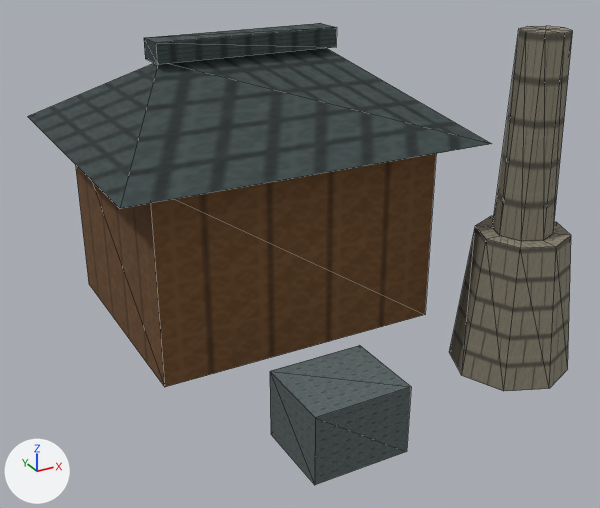
Before and after pictures for a commit that changed the glTF model app/src/main/assets/3d/field/domestic-SMITH-1-lod1.glb.
Both versions are drawn from a camera (50 mm lens) standing at (-0.617, -1.071, 0.708) and looking at (-0.045, -0.03, 0.188). The lights are fixed; the arrows at lower left show +X, +Y and +Z. The picture after the commit comes second. Mesh edges are drawn as thin lines. Vertices at exactly the same position are counted once.

The older version as bpy lines, for what is in view:
```python
me_mesh_0 = bpy.data.meshes.new('Mesh_0')
me_mesh_0.from_pydata(...)  # 64 vertices, 84 faces; spans x -0.361..0.345, y -0.35..0.327, z 0.0..0.53
me_mesh_0.materials.append(mat_material_0)
ob_mesh_0 = bpy.data.objects.new('Mesh_0', me_mesh_0)
ob_mesh_0.location = (0.0, 0.0, 0.0)
```
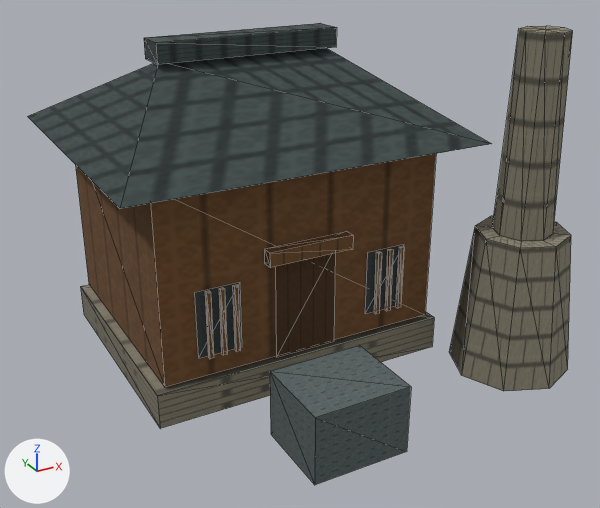
The change, as a diff of the scene's bpy script:
```diff
--- a/app/src/main/assets/3d/field/domestic-SMITH-1-lod1.glb.py
+++ b/app/src/main/assets/3d/field/domestic-SMITH-1-lod1.glb.py
@@ me_mesh_0 @@
 # verts and faces of me_mesh_0; kept vertices keep their numbers, new ones are numbered from 64
-me_mesh_0.from_pydata(...)  # 64 vertices, 84 faces; spans x -0.361..0.345, y -0.35..0.327, z 0.0..0.53
+me_mesh_0.from_pydata(...)  # 140 vertices, 170 faces; spans x -0.361..0.345, y -0.35..0.327, z 0.0..0.53
+# me_mesh_0 part 1: the loose piece of 8 vertices spanning x -0.305..0.145, y -0.11..0.27, z 0.07..0.365 is copied, and the copy is scaled about its middle by (1.06, 1.04, 0.186), then moved by (0.0, 0.0, -0.18); it spans x -0.319..0.159, y -0.118..0.278, z 0.01..0.065
+# me_mesh_0 part 2: the loose piece of 8 vertices spanning x -0.2..-0.06, y -0.35..-0.23, z 0.03..0.13 is copied, and the copy is scaled about its middle by (0.045, 0.05, 1.03), then moved by (-0.107, 0.171, 0.075); it spans x -0.24..-0.234, y -0.122..-0.116, z 0.103..0.206
+# me_mesh_0 part 3: the loose piece of 8 vertices spanning x -0.2..-0.06, y -0.35..-0.23, z 0.03..0.13 is copied, and the copy is scaled about its middle by (0.045, 0.05, 1.03), then moved by (-0.086, 0.171, 0.075); it spans x -0.22..-0.213, y -0.122..-0.116, z 0.103..0.206
+# me_mesh_0 part 4: the loose piece of 8 vertices spanning x -0.2..-0.06, y -0.35..-0.23, z 0.03..0.13 is copied, and the copy is scaled about its middle by (0.045, 0.05, 1.03), then moved by (-0.066, 0.171, 0.075); it spans x -0.199..-0.192, y -0.122..-0.116, z 0.103..0.206
+# me_mesh_0 part 5: the loose piece of 8 vertices spanning x -0.2..-0.06, y -0.35..-0.23, z 0.03..0.13 is copied, and the copy is scaled about its middle by (0.045, 0.05, 1.03), then moved by (0.172, 0.171, 0.075); it spans x 0.039..0.045, y -0.122..-0.116, z 0.103..0.206
+# me_mesh_0 part 6: the loose piece of 8 vertices spanning x -0.2..-0.06, y -0.35..-0.23, z 0.03..0.13 is copied, and the copy is scaled about its middle by (0.045, 0.05, 1.03), then moved by (0.193, 0.171, 0.075); it spans x 0.06..0.066, y -0.122..-0.116, z 0.103..0.206
+# me_mesh_0 part 7: the loose piece of 8 vertices spanning x -0.2..-0.06, y -0.35..-0.23, z 0.03..0.13 is copied, and the copy is scaled about its middle by (0.045, 0.05, 1.03), then moved by (0.213, 0.171, 0.075); it spans x 0.08..0.086, y -0.122..-0.116, z 0.103..0.206
+# me_mesh_0 part 8: the loose piece of 8 vertices spanning x -0.2..-0.06, y -0.35..-0.23, z 0.03..0.13 is copied, and the copy is scaled about its middle by (0.964, 0.15, 0.22), then moved by (0.05, 0.168, 0.158); it spans x -0.147..-0.013, y -0.131..-0.113, z 0.227..0.249
+# me_mesh_0 part 9
+verts[64] = (-0.253, -0.113, 0.103)  # pixel (198, 358)
+verts[65] = (-0.253, -0.113, 0.206)  # pixel (194, 292)
+verts[66] = (0.026, -0.113, 0.103)  # pixel (365, 313)
+verts[67] = (0.026, -0.113, 0.206)  # pixel (367, 252)
+for new, old in zip([*range(68, 72)], [*range(64, 68)]): verts[new] = verts[old] + (0.067, 0.0, 0.0)
+verts[72] = (-0.13, -0.113, 0.07)  # pixel (276, 357)
+verts[73] = (-0.031, -0.113, 0.07)  # pixel (334, 341)
+verts[74] = (-0.031, -0.113, 0.227)
+verts[75] = (-0.13, -0.113, 0.227)
+faces += [(72, 73, 74), (72, 74, 75), (64, 68, 69), (64, 69, 65), (66, 70, 71), (66, 71, 67)]
 me_mesh_0.materials.append(mat_material_0)
```

Where the change shows, as pixel boxes (x1, y1, x2, y2) in the pictures (600 x 508 px):
part 1 of me_mesh_0, added
    after: (80, 285, 434, 428)
part 2 of me_mesh_0, added
    after: (205, 290, 214, 359)
part 3 of me_mesh_0, added
    after: (219, 287, 227, 355)
part 4 of me_mesh_0, added
    after: (232, 284, 240, 352)
part 5 of me_mesh_0, added
    after: (374, 251, 382, 314)
part 6 of me_mesh_0, added
    after: (385, 249, 393, 311)
part 7 of me_mesh_0, added
    after: (395, 246, 404, 308)
part 8 of me_mesh_0, added (brown)
    after: (264, 231, 353, 268)
part 9 of me_mesh_0, added
    after: (195, 245, 404, 358)
